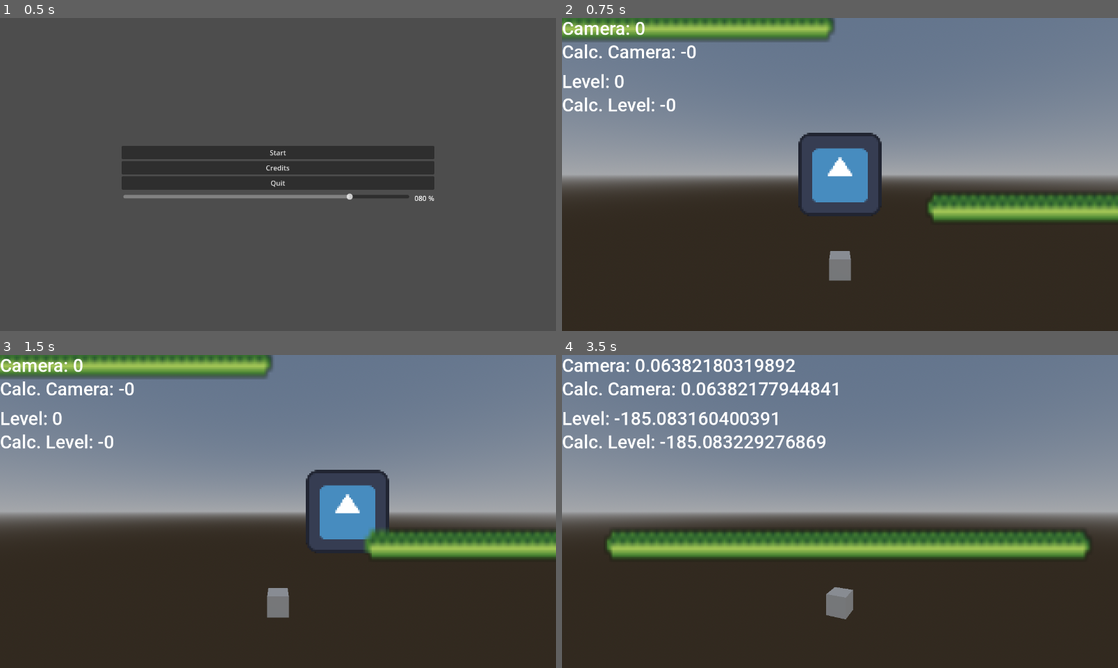
Above: before the commit, frames 1-4 (two rows, left to right).
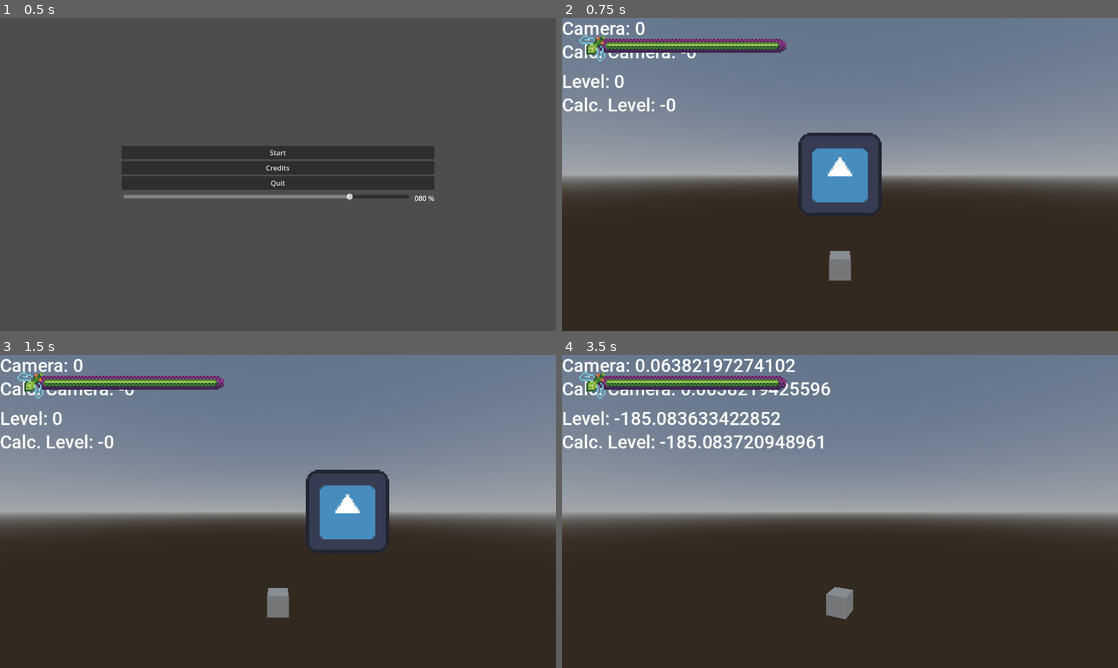
Above: after the commit, the same moments.

Repository: panorb/ludum-dare-55
Game: Godot game, scene res://world.tscn
Two runs of this game, one before a commit and one after it. Both use one fixed random seed, a clock stepped at 60 frames per second and the inputs below. The engine's default icon, where the game draws it, is replaced by a stand-in: a white triangle on a blue panel in a dark square.
Inputs (mouse positions are in pixels of both pictures, inside the frame that each line leads up to):
- Up to frame 1 (0.5 s): no input
- Up to frame 2 (0.75 s): click "Start" at 0.5 s
- Up to frame 3 (1.5 s): tap Enter at 1.25 s; move the mouse to (400, 495) at 1.27 s; hold Right (ui_right) from 1.28 s (still down); click (400, 495) at 1.42 s
- Up to frame 4 (3.5 s): move the mouse to (728, 527) at 2.02 s; release Right (ui_right) at 2.03 s; hold Down (ui_down) 2.03-2.78 s; move the mouse to (895, 442) at 2.77 s; hold Right (ui_right) from 2.78 s (still down)

Frame 1 is identical in both runs. In frame 2, 7.6% of the frame differs, in the area x 0-100%, y 0-65%; in frame 3, 7.7%; in frame 4, 9.7%, in the area x 3-95%, y 1-65%.

Commit message:
Connected health bar

Diff:
--- a/godot/entity/player.gd
+++ b/godot/entity/player.gd
@@ -1,7 +1,16 @@
 extends Node2D
 
+signal health_changed(old_health, new_health)
+signal max_health_changed(old_maximum, new_maximum)
+signal died
+
+var _active = false
+var _health = 1000
+var _max_health = 1000
 
 func _process(delta):
+	if not _active:
+		return
 	var direction = Vector2()
 
 	if Input.is_action_pressed("ui_right"):
@@ -23,3 +32,26 @@
 			$Sprite2D.flip_v = false
 
 		rotation = direction.angle()
+
+func set_max_health(value):
+	var old_value = _max_health
+	_max_health = value
+	max_health_changed.emit(old_value, value)
+
+func set_health(value):
+	var old_value = _health
+	_health = value
+	health_changed.emit(old_value, value)
+	print(self.name+" "+str(old_value)+" -> "+str(_health))
+	if _health <= 0 and old_value > 0:
+		died.emit()
+		set_active(false)
+
+func take_damage(value):
+	set_health(_health-value)
+
+func set_active(active):
+	_active = active
+	visible = active
+	if active:
+		set_health(_max_health)
--- a/godot/game/entities/book.gd
+++ b/godot/game/entities/book.gd
@@ -9,6 +9,7 @@
 
 
 func init(start_x, start_y, speed_x, speed_y):
+	damage = 300
 	position.x = start_x
 	position.y = start_y
 	speed = Vector2(speed_x, speed_y)
--- a/godot/game/entities/entity.gd
+++ b/godot/game/entities/entity.gd
@@ -3,6 +3,7 @@
 
 signal collision(obstacle)
 
+var damage = 50
 
 # Called when the node enters the scene tree for the first time.
 func _ready():
@@ -15,8 +16,14 @@
 	pass
 
 func on_body_entered(body):
-	collision.emit(self)
+	body.take_damage(damage)
+	#collision.emit(self)
+
+
+#func on_player_entity_collision(hit_player, entity):
+	#hit_player.take_damage(50)
+	#pass
 
 func connect_signals(level):
-	collision.connect(level.on_player_entity_collision)
+	#collision.connect(level.on_player_entity_collision)
 	pass
--- a/godot/game/game.gd
+++ b/godot/game/game.gd
@@ -4,6 +4,10 @@
 @onready var environment_viewport := %EnvironmentViewport
 @onready var environment := %Environment
 @onready var level := %Level
+
+@onready var health_bar_p1 = $UIOverlay/Grid/Player1/HealthBar
+@onready var health_bar_p2 = $UIOverlay/Grid/Player2/HealthBar
+
 
 const LEVEL_VIEW_MOVEMENT_SCALE = 1.45
 const ENVIRONMENT_CAMERA_MOVEMENT_SCALE = 0.0005
@@ -30,7 +34,17 @@
 	_on_window_size_changed()
 	get_tree().get_root().size_changed.connect(_on_window_size_changed)
 	level.viewport_size = level_viewport.size
-
+	var players = get_tree().get_nodes_in_group("player")
+	var health_bars = [health_bar_p1, health_bar_p2]
+	var player_count = 1
+	for i in range(player_count):
+		print("Activating player "+str(i+1))
+		players[i].set_active(true)
+		health_bars[i].set_player(players[i])
+	for i in range(player_count, len(health_bars)):
+		print("Deactivating player "+str(i+1))
+		players[i].set_active(false)
+		health_bars[i].set_player(null)
 
 func _on_window_size_changed():
 	environment_viewport.size = get_tree().get_root().size
--- a/godot/game/game.tscn
+++ b/godot/game/game.tscn
@@ -1,9 +1,10 @@
-[gd_scene load_steps=7 format=3 uid="uid://dayu6wxnccwhm"]
+[gd_scene load_steps=8 format=3 uid="uid://dayu6wxnccwhm"]
 
 [ext_resource type="PackedScene" uid="uid://wwe1ojobhi71" path="res://environment/environment.tscn" id="1_vykj5"]
 [ext_resource type="Script" path="res://game/game.gd" id="1_y27ob"]
 [ext_resource type="PackedScene" uid="uid://cwbdfcdw51eus" path="res://game/level.tscn" id="2_hvccx"]
 [ext_resource type="Theme" uid="uid://b0ci0o4ry5ldo" path="res://gui/debug_theme.tres" id="4_1vvct"]
+[ext_resource type="PackedScene" uid="uid://colf3fgh55ffe" path="res://gui/health_bar/health_bar.tscn" id="5_0c5jd"]
 
 [sub_resource type="ViewportTexture" id="ViewportTexture_tjoow"]
 viewport_path = NodePath("EnvironmentTexture/EnvironmentViewport")
@@ -102,4 +103,47 @@
 unique_name_in_owner = true
 layout_mode = 2
 
+[node name="UIOverlay" type="CanvasLayer" parent="."]
+
+[node name="Grid" type="GridContainer" parent="UIOverlay"]
+anchors_preset = 15
+anchor_right = 1.0
+anchor_bottom = 1.0
+offset_right = -960.0
+offset_bottom = -540.0
+grow_horizontal = 2
+grow_vertical = 2
+columns = 2
+metadata/_edit_use_anchors_ = true
+
+[node name="Player1" type="Control" parent="UIOverlay/Grid"]
+layout_mode = 2
+
+[node name="HealthBar" parent="UIOverlay/Grid/Player1" instance=ExtResource("5_0c5jd")]
+layout_mode = 1
+anchors_preset = 0
+anchor_right = 0.0
+anchor_bottom = 0.0
+offset_right = 0.0
+offset_bottom = 0.0
+scale = Vector2(4, 4)
+size_flags_horizontal = 2
+size_flags_vertical = 2
+
+[node name="Player2" type="Control" parent="UIOverlay/Grid"]
+layout_mode = 2
+size_flags_horizontal = 10
+
+[node name="HealthBar" parent="UIOverlay/Grid/Player2" instance=ExtResource("5_0c5jd")]
+layout_mode = 2
+anchors_preset = 0
+anchor_right = 0.0
+anchor_bottom = 0.0
+offset_left = 960.0
+offset_right = 1201.0
+offset_bottom = 0.0
+scale = Vector2(-4, 4)
+size_flags_horizontal = 10
+size_flags_vertical = 2
+
 [connection signal="gui_input" from="LevelTexture" to="." method="_on_level_texture_gui_input"]
--- a/godot/game/level.gd
+++ b/godot/game/level.gd
@@ -1,19 +1,18 @@
 extends Node2D
 
 var viewport_size = Vector2.ONE
-@onready var player := %Player
+@onready var player := %EntityContainer/Player
 @onready var entities := %EntityContainer
 
 const BOOK = preload("res://game/entities/book.tscn")
 
 func get_player_offset(delta: float):
 	var center = Vector2(viewport_size / 2)
-	var offset = player.position - center
+	var offset = entities.position + player.position - center
 
 	return offset.x
 
 func move_view(move_x: float):
-	player.position.x += move_x
 	entities.position.x += move_x
 
 func get_level_view_x():
@@ -34,6 +33,3 @@
 		if dir == 0:
 			dir = -1
 		_add_book(dir*700+640, randi()%500, -dir*(300+randi()%200), randi() % 200-200)
-
-func on_player_entity_collision(entity):
-	pass
--- a/godot/game/level.tscn
+++ b/godot/game/level.tscn
@@ -7,33 +7,42 @@
 [node name="Level" type="Node2D"]
 script = ExtResource("1_ou5fb")
 
-[node name="Player" parent="." instance=ExtResource("1_ex0qr")]
-unique_name_in_owner = true
-position = Vector2(160, 90)
-
 [node name="EntityContainer" type="Node2D" parent="."]
 unique_name_in_owner = true
 
 [node name="entity" type="Sprite2D" parent="EntityContainer"]
+visible = false
 scale = Vector2(2.7912, -4.11901)
 texture = ExtResource("3_jxogx")
 
 [node name="entity2" type="Sprite2D" parent="EntityContainer"]
+visible = false
 position = Vector2(425, 333)
 scale = Vector2(2.7912, -4.11901)
 texture = ExtResource("3_jxogx")
 
 [node name="entity3" type="Sprite2D" parent="EntityContainer"]
+visible = false
 position = Vector2(333, 105)
 scale = Vector2(2.7912, -4.11901)
 texture = ExtResource("3_jxogx")
 
 [node name="entity4" type="Sprite2D" parent="EntityContainer"]
+visible = false
 position = Vector2(53, 282)
 scale = Vector2(2.7912, -4.11901)
 texture = ExtResource("3_jxogx")
 
 [node name="entity5" type="Sprite2D" parent="EntityContainer"]
+visible = false
 position = Vector2(261, 220)
 scale = Vector2(2.7912, -4.11901)
 texture = ExtResource("3_jxogx")
+
+[node name="Player" parent="EntityContainer" groups=["player"] instance=ExtResource("1_ex0qr")]
+unique_name_in_owner = true
+position = Vector2(160, 90)
+
+[node name="Player2" parent="EntityContainer" groups=["player"] instance=ExtResource("1_ex0qr")]
+unique_name_in_owner = true
+position = Vector2(160, 208)
--- a/godot/gui/health_bar/health_bar.gd
+++ b/godot/gui/health_bar/health_bar.gd
@@ -1,19 +1,23 @@
 extends Control
 
 var MAX_HEALTH = 1000
-@onready var bar = $"AspectRatioContainer/Frame Mask/Bar"
+@onready var bar = $"AspectRatioContainer/FrameMask/Bar"
 @onready var frame = $AspectRatioContainer/Frame
 
 var _max_health
 var _health
 var _display_health
+var _player
+var _initialized
 
 # Called when the node enters the scene tree for the first time.
 func _ready():
 	_max_health = MAX_HEALTH
 	_health = _max_health
 	_display_health = 100
-
+	#var player = get_tree().get_nodes_in_group("player")[0]
+	#
+	#print(player)
 
 # resets the health bar to its maximum. Providing a value allows setting the maximum directly
 func reset(value=null):
@@ -39,3 +43,20 @@
 # reduced the health by the given amount, defaulting to 1
 func take_damage(amount=1):
 	set_health(_health - amount)
+
+func set_player(player):
+	if player == null:
+		visible = false
+		return
+	visible = true
+	_player = player
+	set_health(player._health)
+	set_max_health(player._max_health)
+	_player.health_changed.connect(on_player_health_changed)
+	_player.max_health_changed.connect(on_player_max_health_changed)
+
+func on_player_health_changed(old_value, new_value):
+	set_health(new_value)
+
+func on_player_max_health_changed(old_value, new_value):
+	set_max_health(new_value)
--- a/godot/gui/health_bar/health_bar.tscn
+++ b/godot/gui/health_bar/health_bar.tscn
@@ -7,7 +7,10 @@
 
 [node name="HealthBar" type="Control"]
 layout_mode = 3
-anchors_preset = 0
+anchor_right = 0.101
+anchor_bottom = 0.033
+offset_right = -129.28
+offset_bottom = -23.76
 script = ExtResource("1_yvs56")
 
 [node name="AspectRatioContainer" type="AspectRatioContainer" parent="."]
